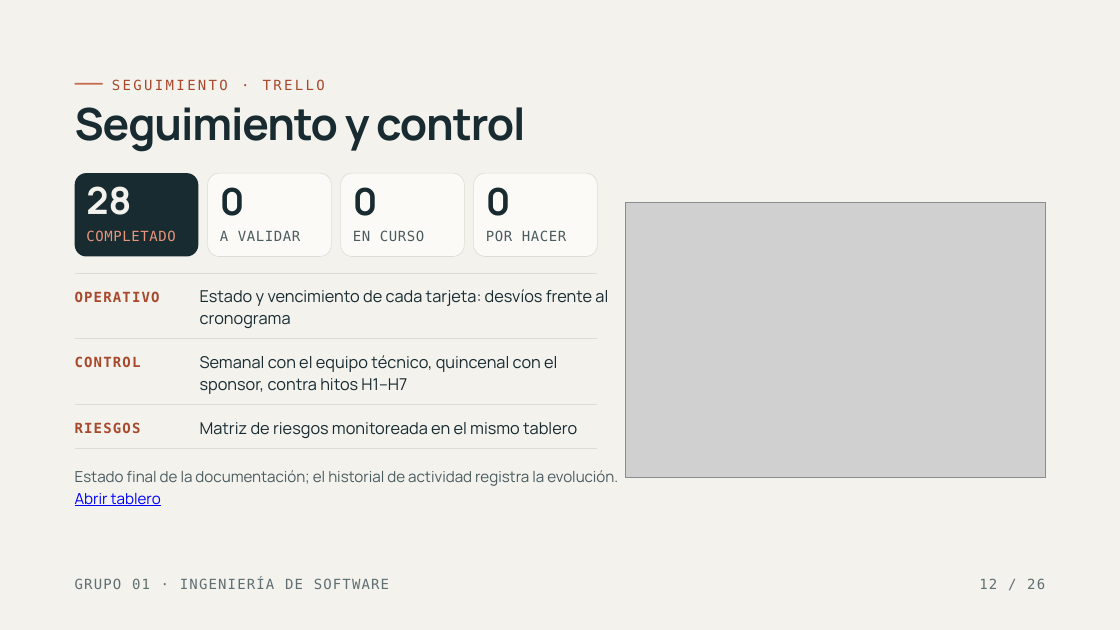
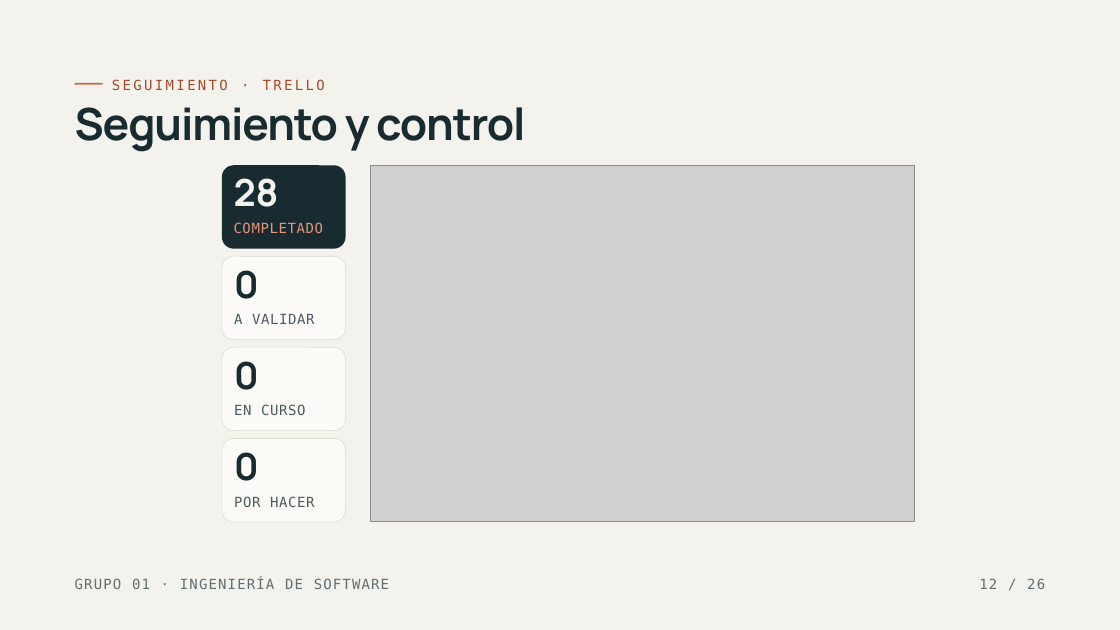
Before and after one commit to NicolasMorelVulliez/presentacion-entrega-final-grupo01, a slide deck: slide 12 of Presentacion - Entrega final Grupo 01.pptx. Drawn at 1120x630 pixels with LibreOffice and Linux fonts; fonts in the diff are those of the drawing; grey boxes stand for pictures. Boxes give left, top, right and bottom in pixels: in the first picture for what was removed or moved away, otherwise in the second. Text is boxed around its words. In the diff, an @@ line names an element or a change of style, - is before the commit and + after.

```diff
--- a/Presentacion - Entrega final Grupo 01.pptx
+++ b/Presentacion - Entrega final Grupo 01.pptx
@@ rounded rectangle: place and size @@
-rounded rectangle at [75,173,198,256]
+rounded rectangle at [222,166,345,249]
@@ text "28": place and size @@
-text "28" at [86,186,131,215]
+text "28" at [234,178,279,207]
@@ picture: place and size @@
-picture at [625,202,1045,477]
+picture at [371,166,915,522]
@@ text "COMPLETADO": place and size @@
-text "COMPLETADO" at [86,230,175,241]
+text "COMPLETADO" at [234,222,323,233]
@@ 2 texts, 1 rounded rectangle: place and size @@
-2 texts, 1 rounded rectangle at [208,173,331,256]
+2 texts, 1 rounded rectangle at [222,256,345,339]
@@ line removed from (75, 273) to (597, 273) @@
@@ text removed at [75,291,160,302] @@
-OPERATIVO
@@ text removed at [200,289,608,328] @@
-Estado y vencimiento de cada tarjeta: desvíos frente al cronograma
@@ line removed from (75, 339) to (597, 339) @@
@@ text removed at [75,356,141,367] @@
-CONTROL
@@ text removed at [200,355,557,394] @@
-Semanal con el equipo técnico, quincenal con el sponsor, contra hitos H1–H7
@@ 2 texts, 1 rounded rectangle: place and size @@
-2 texts, 1 rounded rectangle at [341,173,465,256]
+2 texts, 1 rounded rectangle at [222,347,345,430]
@@ line removed from (75, 404) to (597, 404) @@
@@ line removed from (75, 449) to (597, 449) @@
@@ text removed at [75,422,141,433] @@
-RIESGOS
@@ text removed at [200,422,577,438] @@
-Matriz de riesgos monitoreada en el mismo tablero
@@ 2 texts, 1 rounded rectangle: place and size @@
-2 texts, 1 rounded rectangle at [474,173,597,256]
+2 texts, 1 rounded rectangle at [222,439,345,522]
@@ text removed at [75,470,618,506] @@
-Estado final de la documentación; el historial de actividad registra la evolución. Abrir tablero
```
Also in this commit, not shown: 2 other files.
